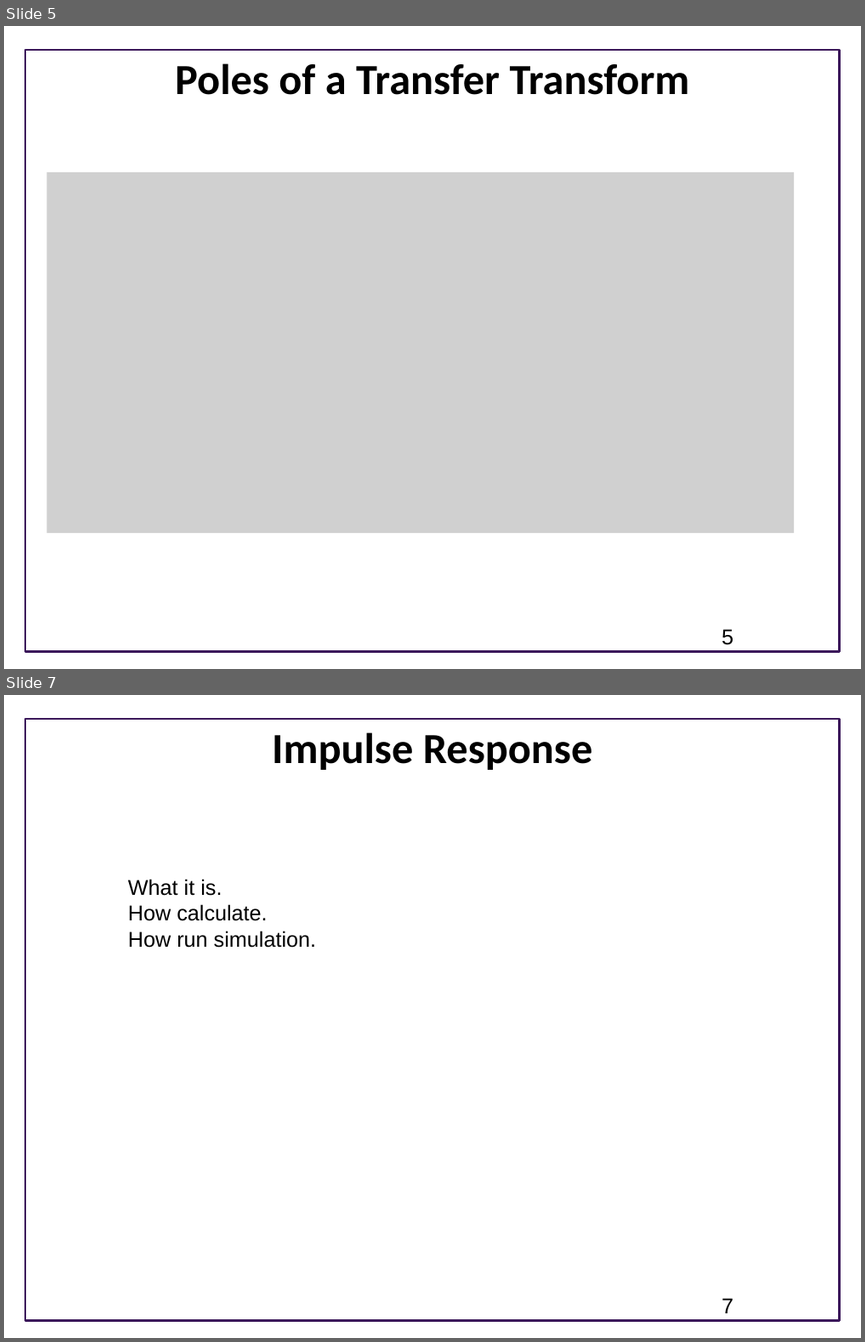
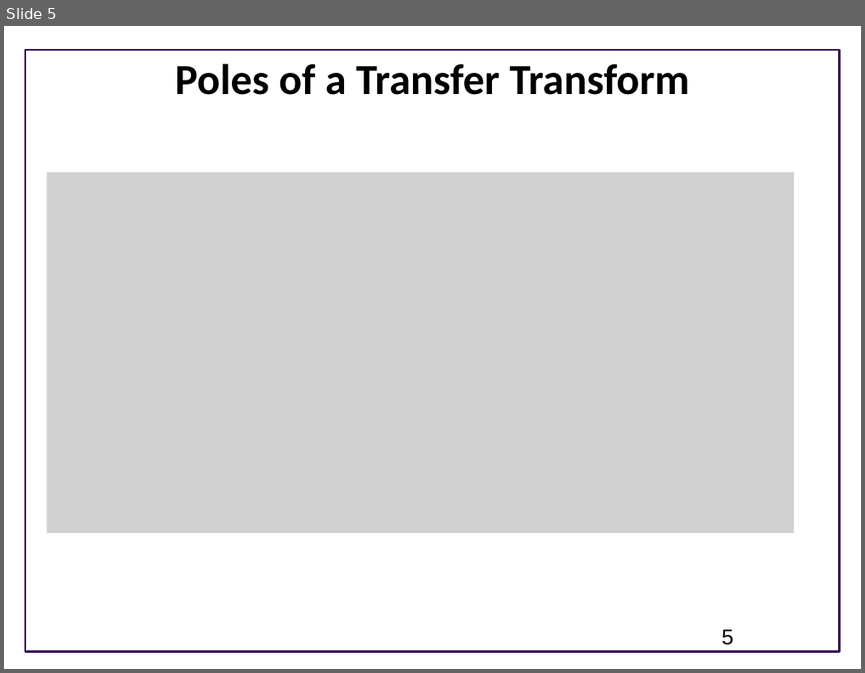
Before and after one commit to joseph-hellerstein/advanced-controls-lectures, a slide deck: Analyzing-Signals-And-Transfer-Functions.pptx. Shown one above the other, each under a label of ours: slides 5 and 7 before the commit, slide 5 after it; the slides between them are not shown. The pictures are 865x1342 and 865x673 pixels, drawn with LibreOffice and Linux fonts; fonts in the diff are those of the drawing; grey boxes stand for pictures; background and template pictures are left out. Boxes give left, top, right and bottom in pixels: in the first picture for what was removed or moved away, otherwise in the second. Text is boxed around its words. In the diff, an @@ line names an element or a change of style, - is before the commit and + after.

```diff
--- a/Analyzing-Signals-And-Transfer-Functions.pptx
+++ b/Analyzing-Signals-And-Transfer-Functions.pptx
@@ slide 7 removed at (4, 695, 861, 1338), background #FFFFFF; not listed: 1 template element that a slide beside it also shows @@
@@ title removed at (272, 732, 593, 770) @@
-Impulse Response
@@ text removed at (128, 879, 316, 947) @@
-What it is.
-How calculate.
-How run simulation.
@@ page number removed at (721, 1298, 733, 1313) @@
-7
```
Also in this commit, not shown: 3 slides changed, 1 slide added.
